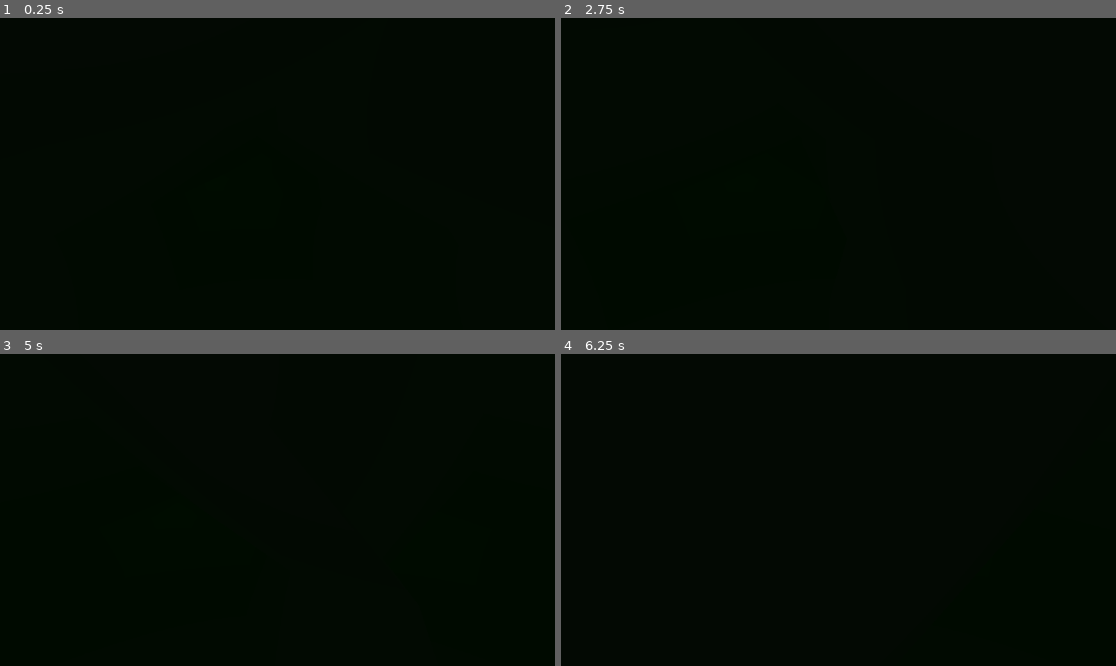
Above: before the commit, frames 1-4 (two rows, left to right).
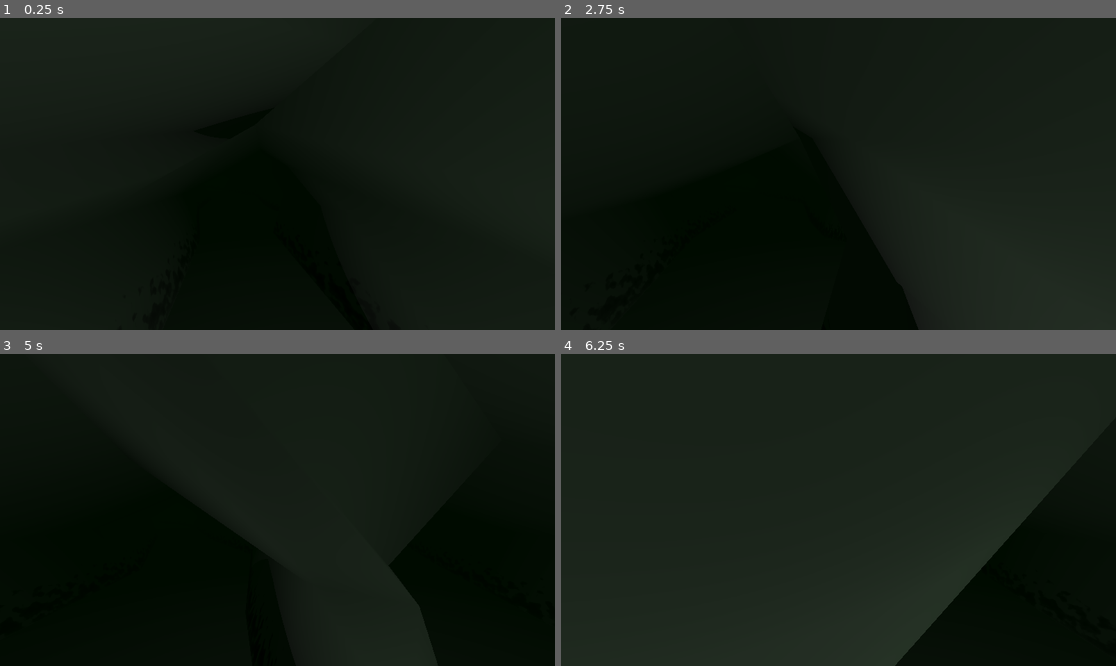
Above: after the commit, the same moments.

Repository: WebFreak001/UtopiaGameJam
Game: Godot game, scene res://world.tscn
The game is run twice, just before and just after one commit, with the same random seed, the same clock (stepped at 60 frames per second) and the same inputs.
Inputs (mouse positions are in pixels of both pictures, inside the frame that each line leads up to):
- Up to frame 1 (0.25 s): no input
- Up to frame 2 (2.75 s): tap Enter at 0.5, 2 s; move the mouse to (866, 174) at 0.52 s; hold W (move_fwd) from 0.53 s (still down); tap Space at 1.25 s; move the mouse to (810, 174) at 1.27 s; move the mouse to (849, 167) at 2.02 s
- Up to frame 3 (5 s): keep holding W (move_fwd); move the mouse to (271, 516) at 2.77 s; move the mouse to (316, 513) at 3.52 s; move the mouse to (233, 506) at 4.27 s
- Up to frame 4 (6.25 s): move the mouse to (844, 510) at 5.02 s; move the mouse to (816, 503) at 5.77 s; release W (move_fwd) at 5.78 s; hold D (move_right) from 5.78 s (still down)

The runs differ from the first frame. In frame 1, 4.9% of the frame differs, in the area x 0-100%, y 0-68%; in frame 2, 18%; in frame 3, 2.5%; in frame 4, 84%, in the area x 0-100%, y 0-100%.

Commit message:
add some random cave shading start

Diff:
--- a/CaveGenerator.gd
+++ b/CaveGenerator.gd
@@ -3,7 +3,7 @@
 # Called when the node enters the scene tree for the first time.
 func _ready():
 	var outline = [PackedVector3Array(), PackedVector3Array()]
-	var normals = PackedVector2Array()
+	var normals2d = PackedVector2Array()
 
 	for i in range(0, len(self.polygon)):
 		var v = self.polygon[i]
@@ -11,7 +11,7 @@
 
 		var d = (v - prev).normalized()
 		var nrm = Vector2(-d.y, d.x)
-		normals.append(nrm)
+		normals2d.append(nrm)
 
 		outline[0].append(Vector3(v.x, v.y, 0))
 		var v2 = v + nrm * (0.3 + 0.3 * randf())
@@ -21,19 +21,34 @@
 		#var v4 = v2 - nrm * (0.5 + 0.2 * randf())
 		#outline[2].append(Vector3(v4.x, v4.y, 1.9))
 
-	for i in range(0, len(outline) - 1):
+	var num_outlines = len(outline)
+	for i in range(0, num_outlines - 1):
 		var walls = MeshInstance3D.new()
 		walls.mesh = ArrayMesh.new()
 		var vertices = PackedVector3Array()
-		for j in range(0, len(outline[i])):
+		var normals = PackedVector3Array()
+		var uvs = PackedVector2Array()
+		var num_verts = len(outline[i])
+		for j in range(0, num_verts):
 			vertices.append(outline[i][j])
 			vertices.append(outline[i + 1][j])
+			var nrm = Vector3(-normals2d[j].x, -normals2d[j].y, outline[i][j].z - outline[i + 1][j].z).normalized()
+			normals.append(nrm)
+			normals.append(nrm)
+			uvs.append(Vector2(j / float(num_verts), i / float(num_outlines)))
+			uvs.append(Vector2(j / float(num_verts), (i + 1) / float(num_outlines)))
 		vertices.append(vertices[0])
 		vertices.append(vertices[1])
+		normals.append(normals[0])
+		normals.append(normals[1])
+		uvs.append(Vector2(1.0, uvs[0].y))
+		uvs.append(Vector2(1.0, uvs[1].y))
 
 		var arrays = []
 		arrays.resize(Mesh.ARRAY_MAX)
 		arrays[Mesh.ARRAY_VERTEX] = vertices
+		arrays[Mesh.ARRAY_NORMAL] = normals
+		arrays[Mesh.ARRAY_TEX_UV] = uvs
 
 		walls.mesh.add_surface_from_arrays(Mesh.PRIMITIVE_TRIANGLE_STRIP, arrays)
 		walls.mesh.surface_set_material(0, self.material_override)
@@ -42,16 +57,31 @@
 	var roof = MeshInstance3D.new()
 	roof.mesh = ArrayMesh.new()
 	var vertices = PackedVector3Array()
-	for i in range(0, len(outline[len(outline) - 1])):
+	var normals = PackedVector3Array()
+	var uvs = PackedVector2Array()
+	var num_verts = len(outline[len(outline) - 1])
+	for i in range(0, num_verts):
 		var v = outline[len(outline) - 1][i]
+		var r = get_roof_vert(v - Vector3(normals2d[i].x, normals2d[i].y, 0))
 		vertices.append(v)
-		vertices.append(get_roof_vert(v - Vector3(normals[i].x, normals[i].y, 0)))
+		vertices.append(r)
+		var nrm = Vector3(-normals2d[i].x, -normals2d[i].y, v.z - r.z).normalized()
+		normals.append(nrm)
+		normals.append(nrm)
+		uvs.append(Vector2(i / float(num_verts), 0.5))
+		uvs.append(Vector2(i / float(num_verts), 1.0))
 	vertices.append(vertices[0])
 	vertices.append(vertices[1])
+	normals.append(normals[0])
+	normals.append(normals[1])
+	uvs.append(uvs[0])
+	uvs.append(uvs[1])
 
 	var arrays = []
 	arrays.resize(Mesh.ARRAY_MAX)
 	arrays[Mesh.ARRAY_VERTEX] = vertices
+	arrays[Mesh.ARRAY_NORMAL] = normals
+	arrays[Mesh.ARRAY_TEX_UV] = uvs
 
 	roof.mesh.add_surface_from_arrays(Mesh.PRIMITIVE_TRIANGLE_STRIP, arrays)
 	roof.mesh.surface_set_material(0, self.material_override)
--- /dev/null
+++ b/CaveShader.gdshader
@@ -0,0 +1,43 @@
+// NOTE: Shader automatically converted from Godot Engine 4.2.2.stable's StandardMaterial3D.
+
+shader_type spatial;
+render_mode blend_mix,depth_draw_opaque,cull_back,diffuse_burley,specular_schlick_ggx;
+uniform vec4 albedo : source_color;
+uniform sampler2D texture_albedo : source_color,filter_linear_mipmap,repeat_enable;
+uniform float point_size : hint_range(0,128);
+uniform float roughness : hint_range(0,1);
+uniform sampler2D texture_metallic : hint_default_white,filter_linear_mipmap,repeat_enable;
+uniform vec4 metallic_texture_channel;
+uniform sampler2D texture_roughness : hint_roughness_r,filter_linear_mipmap,repeat_enable;
+uniform float specular;
+uniform float metallic;
+uniform vec3 uv1_scale;
+uniform vec3 uv1_offset;
+uniform vec3 uv2_scale;
+uniform vec3 uv2_offset;
+
+varying vec3 local_pos;
+
+
+void vertex() {
+	local_pos = VERTEX;
+	UV=UV*uv1_scale.xy+uv1_offset.xy;
+}
+
+
+
+
+
+
+void fragment() {
+	vec2 base_uv = vec2(UV.x * 400.0, local_pos.z);
+	vec3 moss_base = vec3(max(0, texture(texture_albedo,base_uv).r - pow(base_uv.y, 1.3)));
+	float moss = clamp((4.0 - pow(local_pos.z + 0.5, 2.0)) * pow(local_pos.z, 0.5), 0.0, 1.0);
+	ALBEDO = mix(albedo.rgb, mix(albedo.rgb, vec3(0), moss_base.r), min(clamp((moss_base.r - 0.3) * 8.0, 0.0, 1.0), moss));
+	float metallic_tex = dot(texture(texture_metallic,base_uv),metallic_texture_channel);
+	METALLIC = metallic_tex * metallic;
+	vec4 roughness_texture_channel = vec4(1.0,0.0,0.0,0.0);
+	float roughness_tex = dot(texture(texture_roughness,base_uv),roughness_texture_channel);
+	ROUGHNESS = roughness_tex * roughness;
+	SPECULAR = specular;
+}
--- /dev/null
+++ b/nrm.gdshader
@@ -0,0 +1,14 @@
+shader_type spatial;
+
+void vertex() {
+	// Called for every vertex the material is visible on.
+}
+
+void fragment() {
+	ALBEDO = NORMAL;
+}
+
+//void light() {
+	// Called for every pixel for every light affecting the material.
+	// Uncomment to replace the default light processing function with this one.
+//}
--- a/world.tscn
+++ b/world.tscn
@@ -1,8 +1,8 @@
-[gd_scene load_steps=16 format=3 uid="uid://bty7k7wx2qb3"]
+[gd_scene load_steps=17 format=3 uid="uid://bty7k7wx2qb3"]
 
-[ext_resource type="PackedScene" uid="uid://ds4nqhthismy2" path="res://way.glb" id="1_h7co7"]
 [ext_resource type="Script" path="res://world.gd" id="1_v7e68"]
 [ext_resource type="Script" path="res://Movement.gd" id="3_bkolr"]
+[ext_resource type="Shader" path="res://CaveShader.gdshader" id="3_mr4qw"]
 [ext_resource type="Script" path="res://CaveGenerator.gd" id="3_q8unq"]
 [ext_resource type="PackedScene" uid="uid://bab1r8j5omgms" path="res://audio/audio_dripping_water_0.tscn" id="5_3km5x"]
 [ext_resource type="PackedScene" uid="uid://cem3tsjf6vavw" path="res://audio/audio_dripping_water_1.tscn" id="6_1cwix"]
@@ -18,8 +18,26 @@
 [sub_resource type="BoxShape3D" id="BoxShape3D_tdlh5"]
 size = Vector3(100, 2, 100)
 
-[sub_resource type="StandardMaterial3D" id="StandardMaterial3D_f0d52"]
-albedo_color = Color(0.1518, 0.22, 0.1518, 1)
+[sub_resource type="FastNoiseLite" id="FastNoiseLite_5rb8q"]
+
+[sub_resource type="NoiseTexture2D" id="NoiseTexture2D_stivq"]
+seamless = true
+noise = SubResource("FastNoiseLite_5rb8q")
+
+[sub_resource type="ShaderMaterial" id="ShaderMaterial_waokn"]
+render_priority = 0
+shader = ExtResource("3_mr4qw")
+shader_parameter/albedo = Color(0.1518, 0.22, 0.1518, 1)
+shader_parameter/point_size = 1.0
+shader_parameter/roughness = 1.0
+shader_parameter/metallic_texture_channel = null
+shader_parameter/specular = 0.5
+shader_parameter/metallic = 0.0
+shader_parameter/uv1_scale = Vector3(1, 1, 1)
+shader_parameter/uv1_offset = Vector3(0, 0, 0)
+shader_parameter/uv2_scale = Vector3(1, 1, 1)
+shader_parameter/uv2_offset = Vector3(0, 0, 0)
+shader_parameter/texture_albedo = SubResource("NoiseTexture2D_stivq")
 
 [sub_resource type="Curve3D" id="Curve3D_dp5on"]
 _data = {
@@ -52,10 +70,6 @@
 [node name="Node3D" type="Node3D"]
 script = ExtResource("1_v7e68")
 
-[node name="way" parent="." instance=ExtResource("1_h7co7")]
-transform = Transform3D(1, 0, 0, 0, 1, 0, 0, 0, 1, -1.57628, 0, 2.49648)
-visible = false
-
 [node name="WorldEnvironment" type="WorldEnvironment" parent="."]
 environment = SubResource("Environment_1n3ab")
 
@@ -69,10 +83,16 @@
 far = 100.0
 
 [node name="LeftHand" type="XRController3D" parent="XROrigin3D"]
+transform = Transform3D(1, 0, 0, 0, 1, 0, 0, 0, 1, -0.463745, 0.748851, 0)
 tracker = &"left_hand"
 
 [node name="RightHand" type="XRController3D" parent="XROrigin3D"]
+transform = Transform3D(1, 0, 0, 0, 1, 0, 0, 0, 1, 0.449429, 0.669253, 0)
 tracker = &"right_hand"
+
+[node name="OmniLight3D" type="OmniLight3D" parent="XROrigin3D/RightHand"]
+light_energy = 0.35
+omni_range = 6.9101
 
 [node name="StaticBody3D" type="StaticBody3D" parent="."]
 
@@ -82,7 +102,7 @@
 
 [node name="CSGPolygon3D" type="CSGPolygon3D" parent="."]
 transform = Transform3D(1, 0, 0, 0, -4.37114e-08, 1, 0, -1, -4.37114e-08, 0, 0, 0)
-material_override = SubResource("StandardMaterial3D_f0d52")
+material_override = SubResource("ShaderMaterial_waokn")
 polygon = PackedVector2Array(-3, -6, -2.68605, -3.73289, -3.61805, 0.09763, -5.29145, 4.35719, -5.96704, 8.28605, -10.1 …(2587 unchanged characters)…
 script = ExtResource("3_q8unq")
 
@@ -101,6 +121,9 @@
 [node name="Roof4" type="Path3D" parent="CSGPolygon3D"]
 transform = Transform3D(1, 0, 0, 0, 1, 0, 0, 0, 1, -1.62169, -4.9572, -2.16686e-07)
 curve = SubResource("Curve3D_clpd4")
+
+[node name="CSGBox3D" type="CSGBox3D" parent="CSGPolygon3D"]
+transform = Transform3D(1, 0, 0, 0, 1, 0, 0, 0, 1, -4.84516, -2.16885e-08, 0.496176)
 
 [node name="Audio" type="Node3D" parent="."]
 
